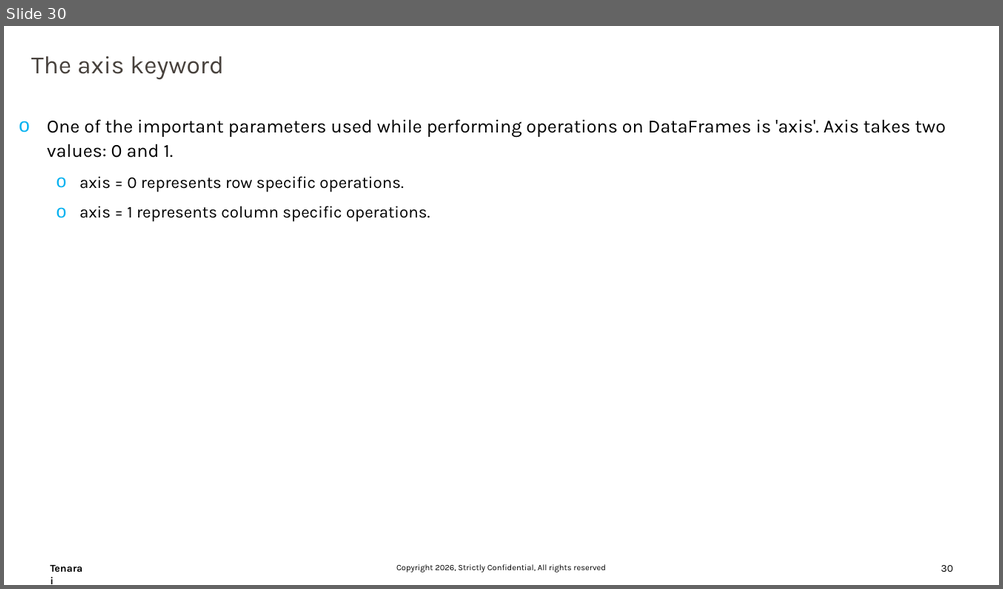
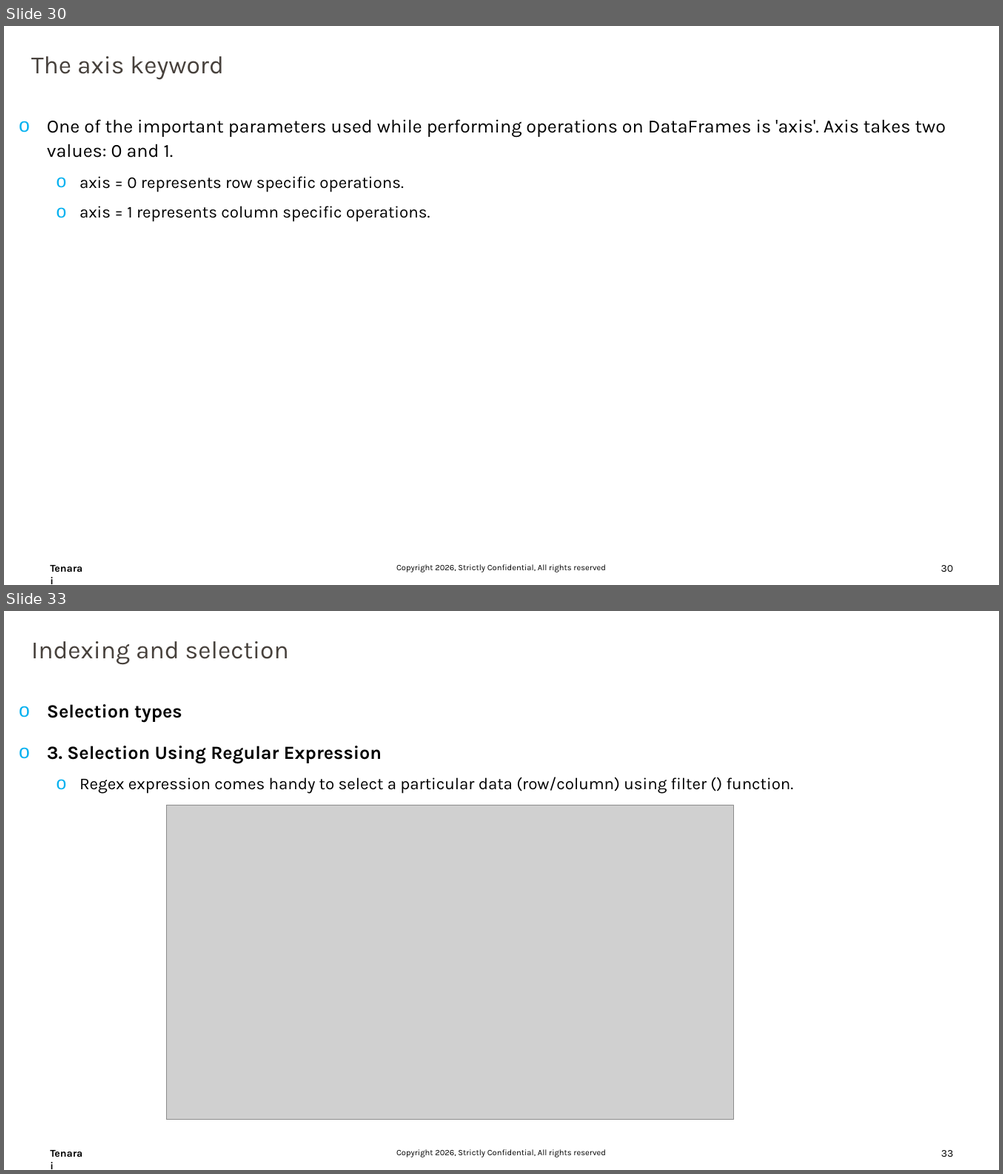
Before and after one commit to trivedi-ashutosh2013/Training_Content, a slide deck: Numpy/DataScience_Part02.pptx. Shown one above the other, each under a label of ours: slide 30 before the commit, slides 30 and 33 after it; the slides between them are not shown. The pictures are 1003x589 and 1003x1174 pixels, drawn with LibreOffice and Linux fonts; fonts in the diff are those of the drawing; grey boxes stand for pictures; background and template pictures are left out. Boxes give left, top, right and bottom in pixels: in the first picture for what was removed or moved away, otherwise in the second. Text is boxed around its words. In the diff, an @@ line names an element or a change of style, - is before the commit and + after.

```diff
--- a/Numpy/DataScience_Part02.pptx
+++ b/Numpy/DataScience_Part02.pptx
@@ slide 33 added at (4, 611, 999, 1170), background #FFFFFF; not listed: 3 template elements that a slide beside it also shows @@
@@ text added at (31, 641, 289, 665), 24 pt, text #47413C @@
+Indexing and selection
@@ text added at (47, 704, 794, 794), 16 pt, text #000000 @@
+o Selection types
+o 3. Selection Using Regular Expression
+  o Regex expression comes handy to select a particular data (row/column) using filter () function.
@@ picture added at (167, 806, 734, 1121) @@
```
Also in this commit, not shown: 8 other slides added, 1 slide removed.
